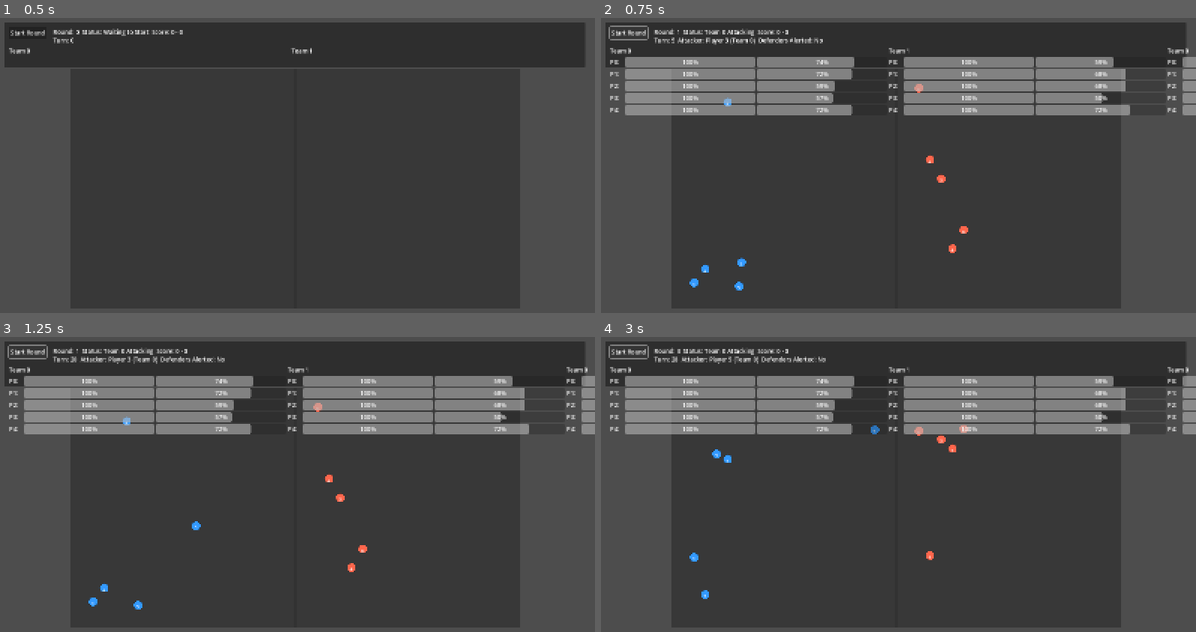
Above: before the commit, frames 1-4 (two rows, left to right).
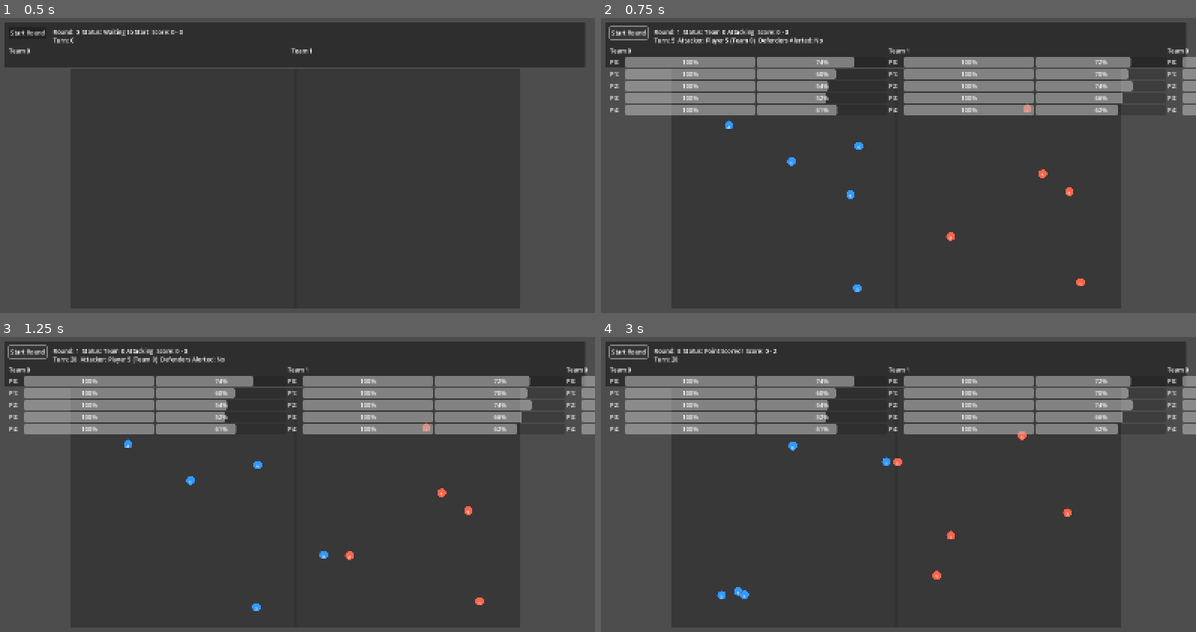
Above: after the commit, the same moments.

Repository: jami47/Hadudu-AI-Game
Game: Godot game, scene res://game/Game.tscn
Two runs of this game, one before a commit and one after it. Both use one fixed random seed, a clock stepped at 60 frames per second and the inputs below.
Inputs:
- Up to frame 1 (0.5 s): no input
- Up to frame 2 (0.75 s): click "Start Round" at 0.5 s
- Up to frame 3 (1.25 s): no input
- Up to frame 4 (3 s): click "Start Round" at 1.25 s; click "Start Round" at 2 s

Frame 1 is identical in both runs. In frame 2, 1.4% of the frame differs, in the area x 14-90%, y 7-93%; in frame 3, 1.4%; in frame 4, 1.9%, in the area x 12-90%, y 3-89%.

Commit message:
3.07 - player placement randomized

Diff:
--- a/game/AI.gd
+++ b/game/AI.gd
@@ -200,43 +200,35 @@
 			for scored_move in scored_moves:
 				moves.append(scored_move["move"])
 	else:
-		# URGENT ESCAPE MODE: Defenders are alerted, must return home immediately!
+		# IMMEDIATE ESCAPE MODE: Defenders are alerted, return home NOW!
 		var direction_to_home: Vector2
 		if team == 0:  # Team 0 wants to go left (towards smaller x)
 			direction_to_home = Vector2(-1, 0)
 		else:  # Team 1 wants to go right (towards larger x)
 			direction_to_home = Vector2(1, 0)
 
-		# Collect all defender positions for comprehensive evasion
-		var all_defenders: Array = []
-		for player in state["players"]:
-			if int(player.get("team", 0)) != team:  # This is a defender
-				var defender_pos := player.get("pos", Vector2.ZERO) as Vector2
-				all_defenders.append(defender_pos)
-
-		var scored_moves: Array = []
+		# Find the most direct escape routes first
+		var escape_moves: Array = []
+		var defensive_moves: Array = []
+
 		for direction in dirs:
-			# MASSIVE priority for moves toward home court
-			var alignment_score := direction.normalized().dot(direction_to_home) * 100.0  # Increased from implicit 1.0
-
-			# Calculate total evasion bonus from ALL defenders
-			var new_pos := attacker_pos + direction
-			var total_evasion_bonus := 0.0
-
-			for defender_pos in all_defenders:
-				var current_dist := attacker_pos.distance_to(defender_pos)
-				var new_dist := new_pos.distance_to(defender_pos)
-				if new_dist > current_dist:
-					total_evasion_bonus += 2.0  # Increased evasion bonus per defender
-				else:
-					total_evasion_bonus -= 5.0  # Heavy penalty for getting closer to any defender
-
-			var final_score := alignment_score + total_evasion_bonus
-			scored_moves.append({"move": direction, "score": final_score})
-
-		scored_moves.sort_custom(func(a, b): return a["score"] > b["score"])
-		for scored_move in scored_moves:
-			moves.append(scored_move["move"])
+			var alignment_with_home := direction.normalized().dot(direction_to_home)
+
+			if alignment_with_home > 0.5:  # Moves that go towards home (> 60 degree alignment)
+				escape_moves.append(direction)
+			else:
+				defensive_moves.append(direction)
+
+		# Prioritize escape moves, then defensive moves as backup
+		for escape_direction in escape_moves:
+			moves.append(escape_direction)
+
+		for defensive_direction in defensive_moves:
+			moves.append(defensive_direction)
+
+		# If no good escape moves, force direct home movement
+		if escape_moves.is_empty():
+			moves.insert(0, direction_to_home.normalized() * step)
 
 	return moves
 
--- a/game/Game.gd
+++ b/game/Game.gd
@@ -56,16 +56,20 @@
 	if not _defenders_alerted:
 		_check_for_defender_alert()
 
-	# Get AI moves for all players - process every frame when defenders are alerted
+	# Get AI moves for all players - process every frame when defenders are alerted for immediate response
 	var state := _collect_state()
-	if _defenders_alerted or _frame_counter >= 2:  # Defenders move every frame, attacker every 2 frames
-		if _frame_counter >= 2:
-			_frame_counter = 0
+
+	if _defenders_alerted:
+		# URGENT MODE: Process every frame for immediate attacker escape and defender chase
 		_process_ai_moves(state, players)
-
-		# Check win conditions
 		_check_round_end_conditions()
-
+		_turn += 1
+		_update_hud()
+	elif _frame_counter >= 2:
+		# NORMAL MODE: Process every 2 frames when no urgency
+		_frame_counter = 0
+		_process_ai_moves(state, players)
+		_check_round_end_conditions()
 		_turn += 1
 		_update_hud()
 
@@ -195,13 +199,23 @@
 			p.energy = p.max_energy
 			p.speed = p.base_speed
 
-			# Position players in their respective courts (team boxes)
+			# Position players randomly within their respective courts for fair gameplay
 			var y := _rng.randi_range(int(field_rect.position.y)+40, int(field_rect.position.y+field_rect.size.y)-40)
 			var x: float
+
+			# Calculate court boundaries
+			var court_width: float = (center_x - field_rect.position.x)
+			var min_distance_from_center: float = 80.0  # Minimum distance from center line
+			var max_distance_from_center: float = court_width - 50.0  # Maximum distance (leave some border)
+
 			if t == 0:  # Team 0 on left side
-				x = field_rect.position.x + 60 + i * 30  # Spread players in their court
+				# Random distance from center line within left court
+				var distance_from_center: float = _rng.randf_range(min_distance_from_center, max_distance_from_center)
+				x = center_x - distance_from_center
 			else:  # Team 1 on right side
-				x = center_x + 60 + i * 30  # Spread players in their court
+				# Random distance from center line within right court
+				var distance_from_center: float = _rng.randf_range(min_distance_from_center, max_distance_from_center)
+				x = center_x + distance_from_center
 
 			p.global_position = Vector2(x, y)
 			var color := Color(0.2,0.6,1.0,1.0) if t == 0 else Color(1.0,0.4,0.3,1.0)
--- a/project.godot
+++ b/project.godot
@@ -16,6 +16,7 @@
 config/icon="res://icon.svg"
 
 [display]
+
 window/size/viewport_width=1600
 window/size/viewport_height=900
 window/stretch/mode="canvas_items"
